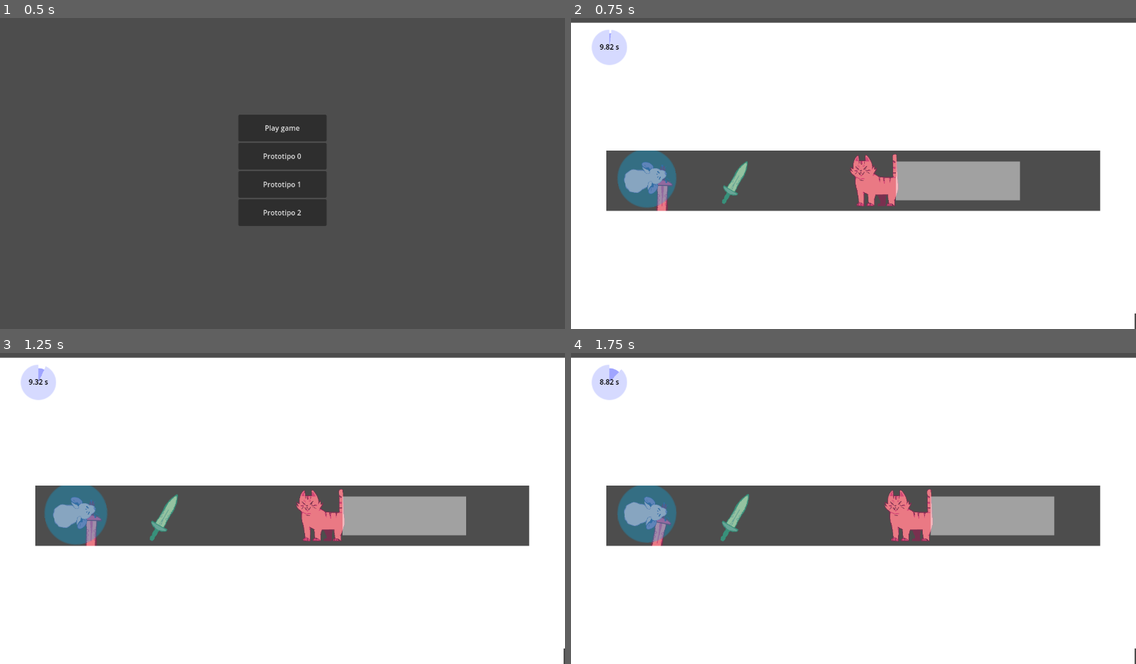
Above: before the commit, frames 1-4 (two rows, left to right).
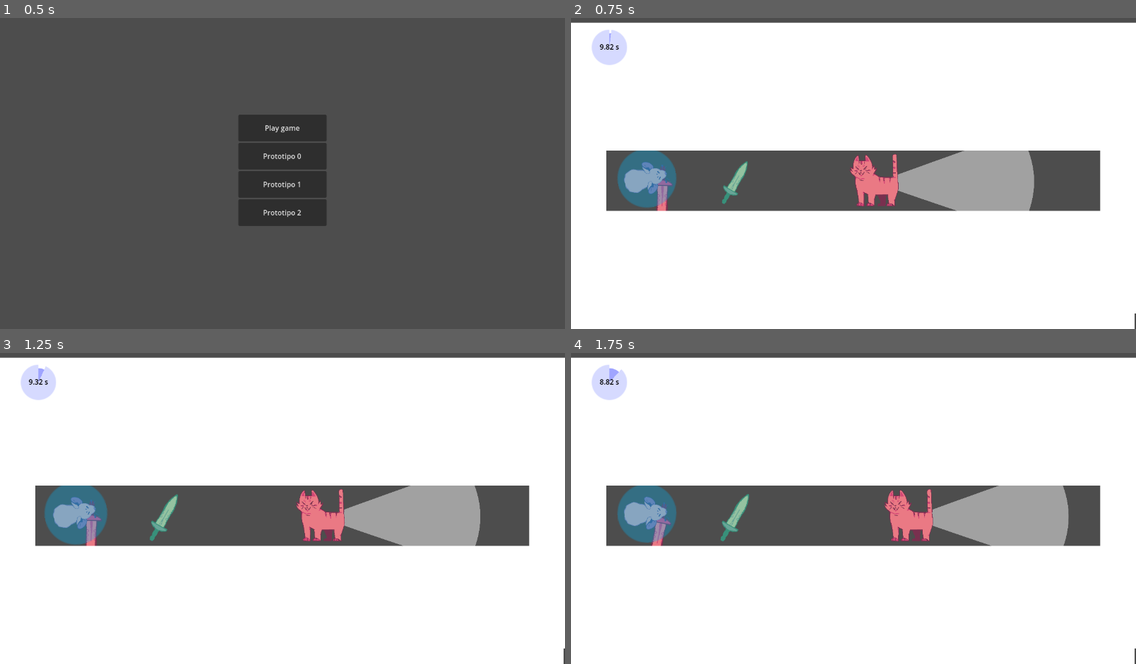
Above: after the commit, the same moments.

Repository: antimundo/rat-and-furrius
Game: Godot game, scene res://scenes/main_menu/main_menu.tscn
The game is run twice, just before and just after one commit, with the same random seed, the same clock (stepped at 60 frames per second) and the same inputs. Sound files missing from this copy of the repository are replaced by a short silence.
Inputs (mouse positions are in pixels of both pictures, inside the frame that each line leads up to):
- Up to frame 1 (0.5 s): no input
- Up to frame 2 (0.75 s): click "Play game" at 0.5 s
- Up to frame 3 (1.25 s): no input
- Up to frame 4 (1.75 s): move the mouse to (977, 489) at 1.27 s

Frame 1 is identical in both runs. In frame 2, 1.7% of the frame differs, in the area x 57-82%, y 42-63%; in frame 3, 1.7%; in frame 4, 1.7%, in the area x 63-89%, y 42-63%.

Commit message:
Add vision cone + autoconnect player caught signal

Diff:
--- /dev/null
+++ b/assets/sprites/cone_vision.svg
@@ -0,0 +1,47 @@
+<?xml version="1.0" encoding="UTF-8" standalone="no"?>
+<!-- Created with Inkscape (http://www.inkscape.org/) -->
+
+<svg
+   width="550mm"
+   height="350mm"
+   viewBox="0 0 550 350"
+   version="1.1"
+   id="svg1"
+   inkscape:version="1.3 (0e150ed6c4, 2023-07-21)"
+   sodipodi:docname="cone_vision.svg"
+   xmlns:inkscape="http://www.inkscape.org/namespaces/inkscape"
+   xmlns:sodipodi="http://sodipodi.sourceforge.net/DTD/sodipodi-0.dtd"
+   xmlns="http://www.w3.org/2000/svg"
+   xmlns:svg="http://www.w3.org/2000/svg">
+  <sodipodi:namedview
+     id="namedview1"
+     pagecolor="#ffffff"
+     bordercolor="#000000"
+     borderopacity="0.25"
+     inkscape:showpageshadow="2"
+     inkscape:pageopacity="0.0"
+     inkscape:pagecheckerboard="0"
+     inkscape:deskcolor="#d1d1d1"
+     inkscape:document-units="mm"
+     inkscape:zoom="0.37772166"
+     inkscape:cx="-76.77611"
+     inkscape:cy="365.34839"
+     inkscape:window-width="1875"
+     inkscape:window-height="1052"
+     inkscape:window-x="45"
+     inkscape:window-y="0"
+     inkscape:window-maximized="1"
+     inkscape:current-layer="layer1" />
+  <defs
+     id="defs1" />
+  <g
+     inkscape:label="Layer 1"
+     inkscape:groupmode="layer"
+     id="layer1">
+    <path
+       id="rect1"
+       style="fill:#ffffff;stroke-width:0.264583"
+       d="M 23.535693,177.4191 C 27.312993,173.85895 466.62332,16.154003 469.4633,18.070647 c 2.83998,1.916643 48.75385,72.662219 48.75385,158.294683 0,85.63248 -41.18015,151.044 -48.76114,155.65229 -7.58099,4.60829 -442.273867,-143.74899 -445.920317,-147.69069 -3.64644,-3.9417 -3.7773,-3.34768 0,-6.90783 z"
+       sodipodi:nodetypes="zzzzzz" />
+  </g>
+</svg>
--- a/scenes/gameplay/enemies/patrol_cat.gd
+++ b/scenes/gameplay/enemies/patrol_cat.gd
@@ -5,12 +5,15 @@
 
 @export var speed:float = 100.
 
+func connect_player_caught(level_manager):
+	if level_manager.has_method("_on_player_caught"):
+		player_caught.connect(level_manager._on_player_caught)
+
 func _physics_process(delta: float) -> void:
 	$PathFollow2D.progress += speed * delta
 
 func _on_player_entered_enemy_vision() -> void:
 	player_caught.emit()
 
-
 func _on_player_entered_enemy_weak_spot() -> void:
 	queue_free()
--- a/scenes/gameplay/enemies/patrol_cat.tscn
+++ b/scenes/gameplay/enemies/patrol_cat.tscn
@@ -1,17 +1,13 @@
-[gd_scene load_steps=10 format=3 uid="uid://b80k0bgl3c61d"]
+[gd_scene load_steps=9 format=3 uid="uid://b80k0bgl3c61d"]
 
 [ext_resource type="Script" path="res://scenes/gameplay/enemies/patrol_cat.gd" id="1_3cni5"]
 [ext_resource type="Texture2D" uid="uid://chr1i2reijjlx" path="res://assets/sprites/Cat_patrol.png" id="2_2fkh4"]
-[ext_resource type="Texture2D" uid="uid://dkcvyxgemb5eo" path="res://assets/sprites/square.svg" id="3_3iepx"]
 [ext_resource type="Script" path="res://scenes/gameplay/follow.gd" id="3_gvhe8"]
 [ext_resource type="Script" path="res://scenes/gameplay/enemies/enemy_weak_spot.gd" id="4_3rp4t"]
 [ext_resource type="Script" path="res://scenes/gameplay/enemies/enemy_vision.gd" id="4_ajana"]
+[ext_resource type="Texture2D" uid="uid://cuh6mt1bdnkhw" path="res://assets/sprites/cone_vision.svg" id="4_wa5gq"]
 
 [sub_resource type="Curve2D" id="Curve2D_030nq"]
-
-[sub_resource type="CapsuleShape2D" id="CapsuleShape2D_uk55c"]
-radius = 28.0
-height = 175.0
 
 [sub_resource type="CapsuleShape2D" id="CapsuleShape2D_jednb"]
 radius = 31.0
@@ -21,29 +17,20 @@
 curve = SubResource("Curve2D_030nq")
 script = ExtResource("1_3cni5")
 
-[node name="Sprite2D" type="Sprite2D" parent="." node_paths=PackedStringArray("node_to_follow")]
-scale = Vector2(0.185, 0.185)
-texture = ExtResource("2_2fkh4")
-script = ExtResource("3_gvhe8")
-node_to_follow = NodePath("../PathFollow2D")
-
 [node name="PathFollow2D" type="PathFollow2D" parent="."]
 
 [node name="Vision" type="Sprite2D" parent="PathFollow2D"]
 modulate = Color(1, 1, 1, 0.47451)
 position = Vector2(120, -7.62939e-06)
-scale = Vector2(2.79688, 0.87375)
-texture = ExtResource("3_3iepx")
+scale = Vector2(0.12, 0.12)
+texture = ExtResource("4_wa5gq")
 
 [node name="Area2D" type="Area2D" parent="PathFollow2D/Vision"]
 position = Vector2(-42.905, 8.73178e-06)
-scale = Vector2(0.357542, 1.14449)
 script = ExtResource("4_ajana")
 
-[node name="CollisionShape2D" type="CollisionShape2D" parent="PathFollow2D/Vision/Area2D"]
-position = Vector2(121, 1)
-rotation = 1.5708
-shape = SubResource("CapsuleShape2D_uk55c")
+[node name="CollisionPolygon2D" type="CollisionPolygon2D" parent="PathFollow2D/Vision/Area2D"]
+polygon = PackedVector2Array(684.572, -466.667, 809.572, -200, 817.905, 191.667, 709.572, 458.333, -798.762, 125, -798.762, -116.667)
 
 [node name="WeakSpot" type="Area2D" parent="PathFollow2D"]
 script = ExtResource("4_3rp4t")
@@ -51,6 +38,12 @@
 [node name="CollisionShape2D" type="CollisionShape2D" parent="PathFollow2D/WeakSpot"]
 shape = SubResource("CapsuleShape2D_jednb")
 
+[node name="Sprite2D" type="Sprite2D" parent="." node_paths=PackedStringArray("node_to_follow")]
+scale = Vector2(0.185, 0.185)
+texture = ExtResource("2_2fkh4")
+script = ExtResource("3_gvhe8")
+node_to_follow = NodePath("../PathFollow2D")
+
 [connection signal="body_entered" from="PathFollow2D/Vision/Area2D" to="PathFollow2D/Vision/Area2D" method="_on_area_2d_body_entered"]
 [connection signal="player_entered_enemy_vision" from="PathFollow2D/Vision/Area2D" to="." method="_on_player_entered_enemy_vision"]
 [connection signal="body_entered" from="PathFollow2D/WeakSpot" to="PathFollow2D/WeakSpot" method="_on_area_2d_body_entered"]
--- a/scenes/gameplay/level_manager.gd
+++ b/scenes/gameplay/level_manager.gd
@@ -11,6 +11,9 @@
 
 @onready var cheese_container: Node2D = $Cheese
 
+func _ready() -> void:
+	propagate_call("connect_player_caught", [self])
+
 func _on_player_caught() -> void:
 	restart_level.emit(cheese_container)
 
--- a/scenes/gameplay/levels/level_0.tscn
+++ b/scenes/gameplay/levels/level_0.tscn
@@ -83,7 +83,7 @@
 current_weapon = 1
 
 [node name="WeaponPick2" parent="Level" instance=ExtResource("6_rty11")]
-position = Vector2(1059, 854)
+position = Vector2(1057, 853)
 current_weapon = 1
 
 [node name="WeaponPick3" parent="Level" instance=ExtResource("6_rty11")]
--- a/scenes/gameplay/levels/prototype_1.tscn
+++ b/scenes/gameplay/levels/prototype_1.tscn
@@ -86,5 +86,3 @@
 position = Vector2(1120, 601)
 
 [connection signal="player_entered_goal" from="Level/Goal" to="." method="_on_player_entered_goal"]
-[connection signal="player_caught" from="Level/SleepyCat" to="." method="_on_player_caught"]
-[connection signal="player_caught" from="Level/SleepyCat2" to="." method="_on_player_caught"]
--- a/scenes/gameplay/levels/prototype_walking.tscn
+++ b/scenes/gameplay/levels/prototype_walking.tscn
@@ -148,5 +148,3 @@
 position = Vector2(657, 83)
 
 [connection signal="player_entered_goal" from="Level/Goal" to="." method="_on_player_entered_goal"]
-[connection signal="player_caught" from="Level/PatrolCat" to="." method="_on_player_caught"]
-[connection signal="player_caught" from="Level/PatrolCat2" to="." method="_on_player_caught"]
Not shown, added: assets/sprites/cone_vision.svg.import
Not shown: 1 places in scenes/gameplay/levels/level_0.tscn that only renumber resources
Not shown: 1 places in scenes/gameplay/levels/prototype_1.tscn that only renumber resources
Not shown: 1 places in scenes/gameplay/levels/prototype_2.tscn that only renumber resources
